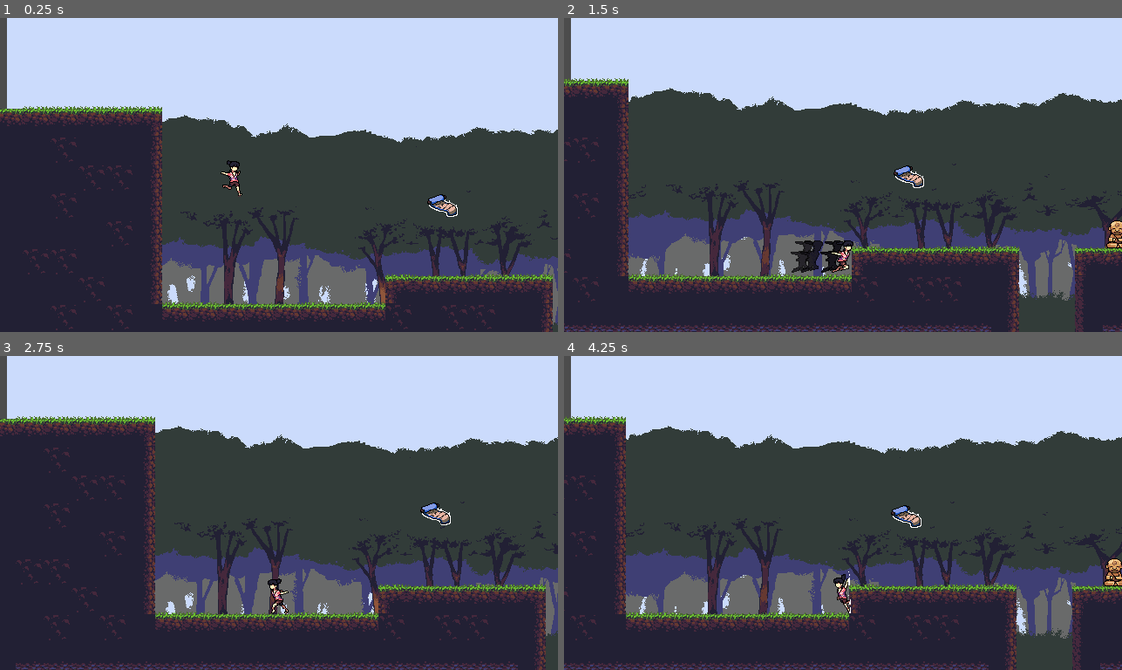
Above: before the commit, frames 1-4 (two rows, left to right).
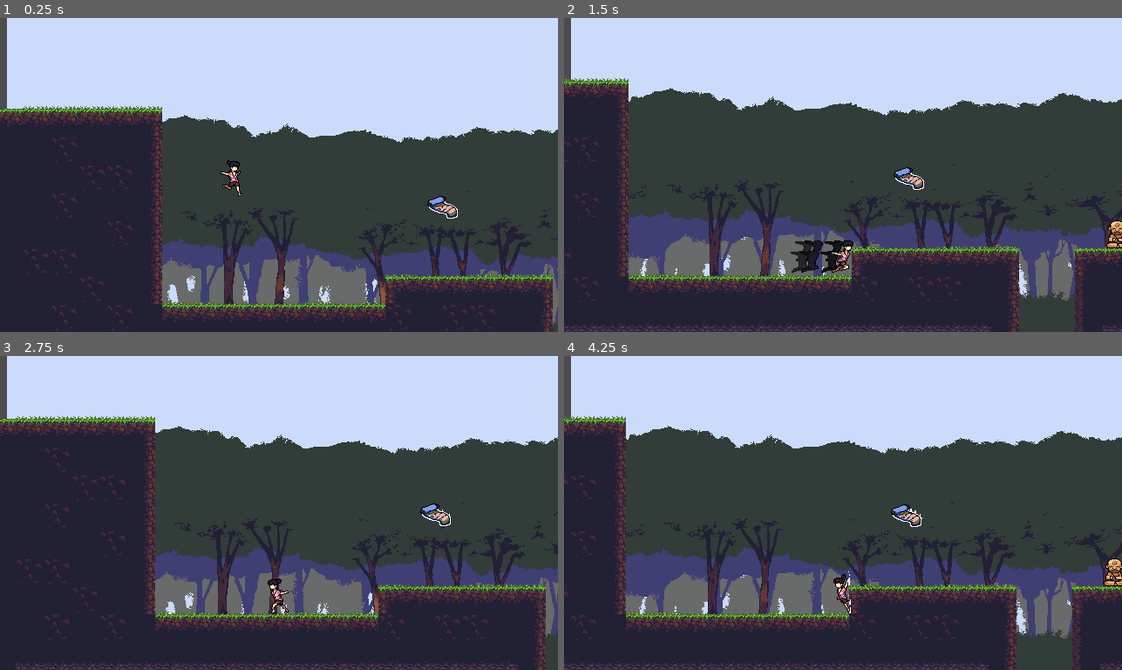
Above: after the commit, the same moments.

Repository: marcelo-lemos/Softwarrior
Game: Godot game, scene res://Nodes/Stages/Stage1.tscn
Two runs of this game, one before a commit and one after it. Both use one fixed random seed, a clock stepped at 60 frames per second and the inputs below. This scene is started directly instead of the project's main scene. Sound files missing from this copy of the repository are replaced by a short silence.
Inputs:
- Up to frame 1 (0.25 s): no input
- Up to frame 2 (1.5 s): tap Enter (ui_accept) at 0.5 s; hold X (attack) 0.53-1.28 s; hold Right (ui_right) from 0.53 s (still down); tap Z (jump) at 0.77 s; tap C (dash) at 1.35 s
- Up to frame 3 (2.75 s): tap Z (jump) at 1.52 s; release Right (ui_right) at 2.03 s; hold Left (ui_left) from 2.03 s (still down); hold X (attack) from 2.03 s (still down)
- Up to frame 4 (4.25 s): release Left (ui_left) at 2.78 s; release X (attack) at 2.78 s; hold Right (ui_right) from 2.78 s (still down); tap C (dash) at 2.85 s; tap Z (jump) at 3.02, 3.77 s; hold X (attack) from 3.53 s (still down)

The runs differ from the first frame. In frame 1, 0.2% of the frame differs, in the area x 76-83%, y 56-64%; in frame 2, 0.2%; in frame 3, 0.1%; in frame 4, 0.2%.

Commit message:
Add hability to adjust wall slide velocity with input

Diff:
--- a/game/Nodes/Characters/Player/Dash.gd
+++ b/game/Nodes/Characters/Player/Dash.gd
@@ -1,7 +1,7 @@
 extends "PlayerBaseState.gd"
 
 const DASH_VELOCITY = 350
-const DASH_DURATION = 0.2
+const DASH_DURATION = 0.20
 
 var dash_time_count = 0.0
 var ground_dash = false
--- a/game/Nodes/Characters/Player/OnWall.gd
+++ b/game/Nodes/Characters/Player/OnWall.gd
@@ -1,9 +1,12 @@
 extends "Motion.gd"
 
-const WALL_SLIDE_VELOCITY = 50
+const BASE_WALL_SLIDE_VELOCITY = 50
+const QUICK_WALL_SLIDE_VELOCITY = 110
+const SLOW_WALL_SLIDE_VELOCITY = 10
 const WALL_JUMP_HEIGHT = -300
 const WALL_JUMP_HORIZONTAL = 200
 
+var wall_slide_velocity = BASE_WALL_SLIDE_VELOCITY
 var wall_side
 
 func enter():
@@ -11,6 +14,7 @@
 	player.has_dash = true
 	player.has_double_jump = true
 	player.velocity.y = 0
+	wall_slide_velocity = BASE_WALL_SLIDE_VELOCITY
 
 func exit():
 	print("Exiting ONWALL")
@@ -19,6 +23,12 @@
 	if input_direction:
 		if (check_wall_right() and input_direction < 0) or (check_wall_left() and input_direction > 0):
 			emit_signal("finished", "previous")
+	if get_input_direction().y > 0:
+		wall_slide_velocity = QUICK_WALL_SLIDE_VELOCITY
+	elif get_input_direction().y < 0:
+		wall_slide_velocity = SLOW_WALL_SLIDE_VELOCITY
+	else:
+		wall_slide_velocity = BASE_WALL_SLIDE_VELOCITY
 
 	if event.is_action_pressed("jump"):
 		if player.going_right:
@@ -37,7 +47,7 @@
 
 func update(delta):
 	sprite.play("Wall")
-	player.velocity.y = WALL_SLIDE_VELOCITY
+	player.velocity.y = wall_slide_velocity
 
 	if body.is_on_floor():
 		emit_signal("finished", "previous")
--- a/game/Nodes/Collectables/Collectable.tscn
+++ b/game/Nodes/Collectables/Collectable.tscn
@@ -48,7 +48,7 @@
 [node name="Sprite" type="AnimatedSprite" parent="."]
 frames = SubResource( 2 )
 animation = "Default"
-frame = 2
+frame = 1
 playing = true
 
 [node name="AudioStreamPlayer" type="AudioStreamPlayer" parent="."]
